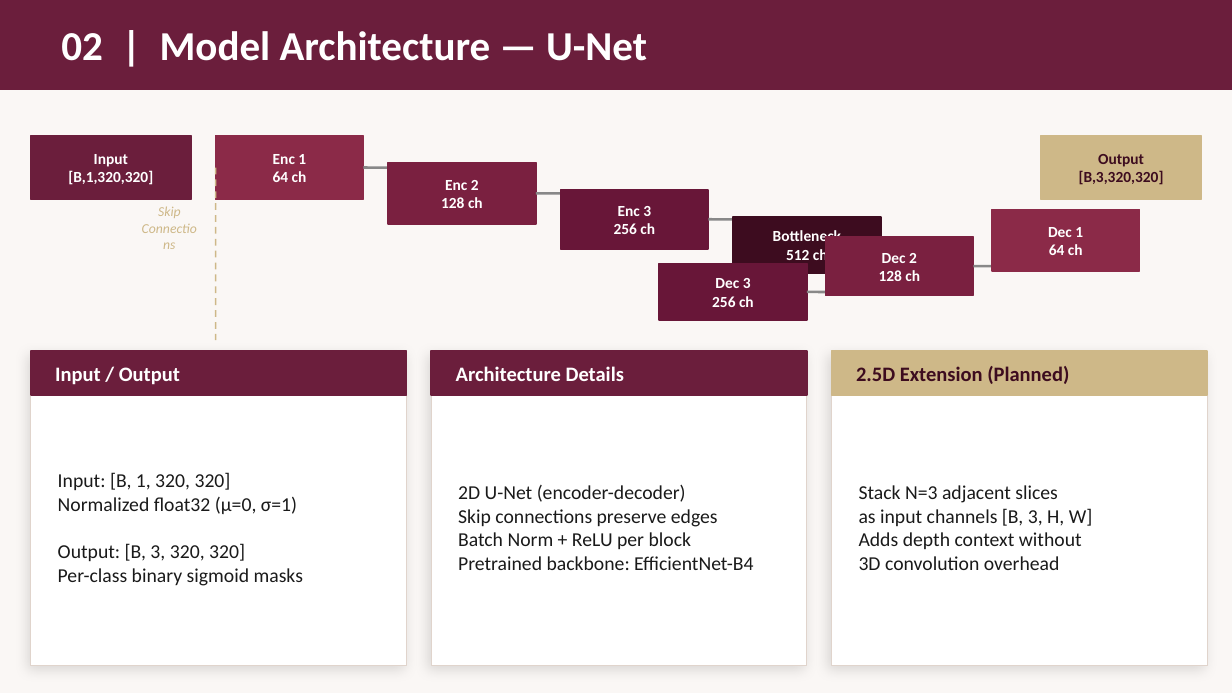
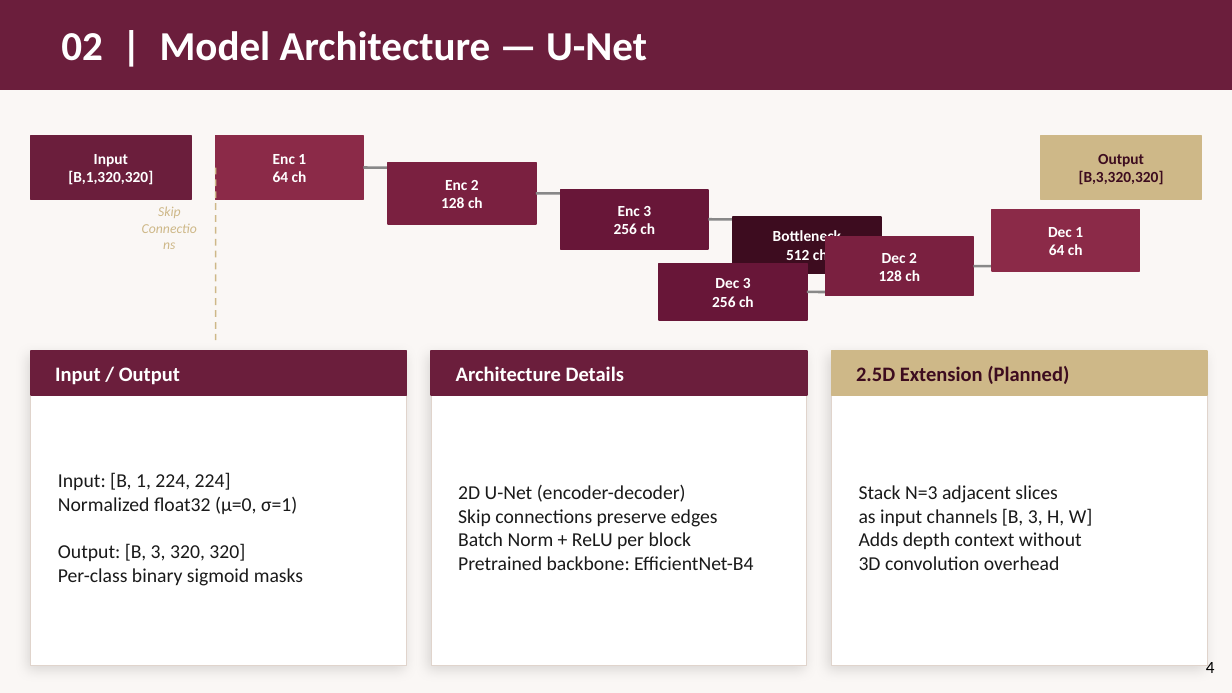
Before and after one commit to William-Ohonba/DS_Health_UWM_Project, a slide deck: slide 4 of presentations/Presentation3_GI_Segmentation.pptx. Drawn at 1232x693 pixels with LibreOffice and Linux fonts; fonts in the diff are those of the drawing. Boxes give left, top, right and bottom in pixels: in the first picture for what was removed or moved away, otherwise in the second. Text is boxed around its words. In the diff, an @@ line names an element or a change of style, - is before the commit and + after.

```diff
--- a/presentations/Presentation3_GI_Segmentation.pptx
+++ b/presentations/Presentation3_GI_Segmentation.pptx
@@ text at (58,472,231,490): text changed @@
-Input: [B, 1, 320, 320]
+Input: [B, 1, 224, 224]
@@ text added at (1206,662,1215,673), 10 pt, text #000000 @@
+4
```
Also in this commit, not shown: 5 other slides changed, 2 slides added, 1 slide removed.
